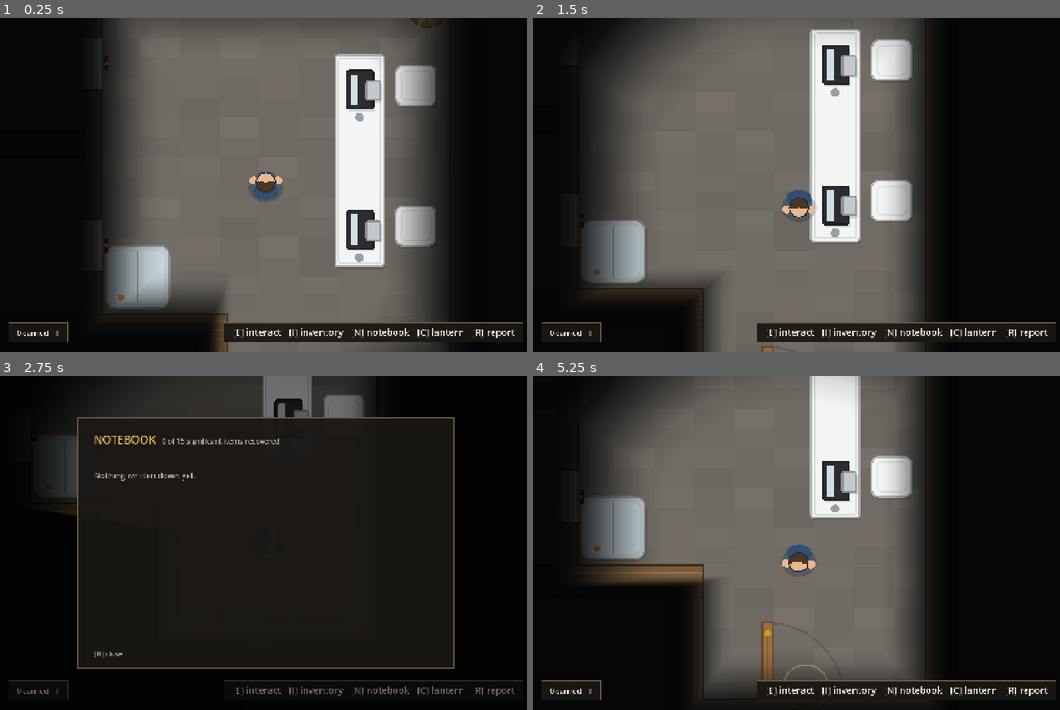
Above: before the commit, frames 1-4 (two rows, left to right).
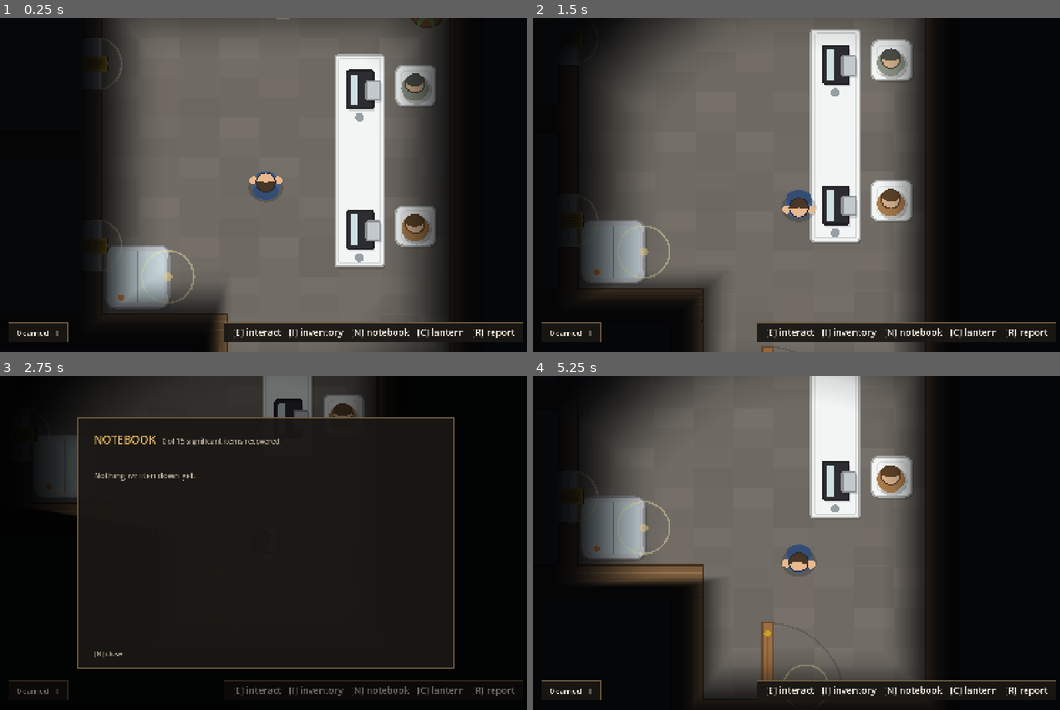
Above: after the commit, the same moments.

Repository: bk-game/p2-game
Game: Godot game, scene res://scenes/main.tscn
Same seed, same stepped clock (60 frames per second), same inputs: the game is played once before the commit and once after it.
Inputs (mouse positions are in pixels of both pictures, inside the frame that each line leads up to):
- Up to frame 1 (0.25 s): no input
- Up to frame 2 (1.5 s): tap Enter at 0.5, 1.35 s; move the mouse to (917, 168) at 0.52 s; hold D (right) 0.53-1.28 s; hold E 0.53-1.28 s; click (917, 168) at 0.67 s; tap Space at 0.77 s; move the mouse to (691, 201) at 1.27 s; hold S (down) from 1.28 s (still down)
- Up to frame 3 (2.75 s): tap Space at 1.52 s; move the mouse to (321, 469) at 2.02 s; release S (down) at 2.03 s; hold D (right) from 2.03 s (still down); tap N at 2.1 s
- Up to frame 4 (5.25 s): tap Space at 2.75, 3.02, 3.77, 4.52 s; move the mouse to (770, 609) at 2.77 s; release D (right) at 2.78 s; hold W (up) 2.78-3.53 s; tap R at 2.85 s; click (770, 609) at 2.92 s; move the mouse to (959, 593) at 3.52 s; hold A (left) 3.53-5.03 s; tap I at 3.6 s; move the mouse to (638, 492) at 4.27 s; tap C at 4.35 s; tap Enter at 5 s; move the mouse to (822, 543) at 5.02 s; hold S (down) from 5.03 s (still down); tap Q at 5.1 s; click (822, 543) at 5.17 s

The runs differ from the first frame. In frame 1, 1.0% of the frame differs, in the area x 18-82%, y 0-86%; in frame 2, 1.0%; in frame 3, 0.2%; in frame 4, 0.6%.

Commit message:
Give the office the things the plan hangs off it
Read in place, none of it carried: a brass plate by each lift, one for the
executive floor and one for the flats eleven storeys under your desk; the
job pinned to the board by the door, which says what recovery means and
what the office pays for; and the pod in the corner, which is how you come
back when the job kills you and why the debt only goes one way.

Renn and Oyelaran sit at the desk. Each has four things to say and says
the next one every time you ask — the cold out there, not reading it all
on site, what the pod costs you, and coming back through the same door.

The pod's note sits on its east face: it is tight against the south wall
and that is the only side of it with floor. tests/reach seeds its flood in
both places now, so writing fixed to an office wall is checked the same as
writing fixed to a cabin one.

Diff:
--- a/scripts/content.gd
+++ b/scripts/content.gd
@@ -270,6 +270,52 @@
 # recovered. "surface" picks how it is drawn — gouged into a wall, or a sheet
 # left on a piece of furniture.
 const FIXED_NOTES := [
+	{
+		"pos": Vector2(-556, 260), "surface": "panel",
+		"prompt": "Read the plate by the lift",
+		"title": "Lift — up",
+		"body": "A brass plate worn back to the metal where thumbs have gone.\n\n"
+			+ "EXECUTIVE FLOOR. NO CALL WITHOUT APPOINTMENT.\n\n"
+			+ "You have been up there twice. Once to be hired, once to be told what "
+			+ "the hiring had cost you. The carpet up there is the same as the "
+			+ "carpet down here, which was the part you kept thinking about.",
+	},
+	{
+		"pos": Vector2(-556, 470), "surface": "panel",
+		"prompt": "Read the plate by the lift",
+		"title": "Lift — down",
+		"body": "RESIDENTIAL. FLOORS 2-11. STAFF ONLY.\n\n"
+			+ "Your flat is eleven floors under your desk, and the rent for it comes "
+			+ "off the job before the debt does. You have not been outside the "
+			+ "building in a while, unless you count the jobs.",
+	},
+	{
+		"pos": Vector2(-340, 178), "surface": "board",
+		"prompt": "Read the job on the board",
+		"title": "The job",
+		"body": "RECOVERY — WOOD, JOSEPH. Cabin, forty minutes out, no next of kin "
+			+ "on file.\n\n"
+			+ "Bring back the man and bring back the paper: who he was, who he "
+			+ "belonged to, what he lost. The office builds the rest from that. "
+			+ "Anything you carry out that says something about him is paid on.\n\n"
+			+ "Nobody has been in since he stopped filing. Take a light.",
+		"note": "The job: recover Joe Wood and whatever says who he was. Paid per "
+			+ "significant item.",
+	},
+	{
+		"pos": Vector2(-473, 506), "surface": "pod",
+		"prompt": "Look into the pod",
+		"title": "Rebirth pod",
+		"body": "A steel shell with a seam down it and a light that has never been "
+			+ "off. Yours is the one on the left, which is not something a person "
+			+ "should be able to say.\n\n"
+			+ "What comes out of it is you, near enough that the office has stopped "
+			+ "making the distinction and started billing for it. Every time it runs "
+			+ "the debt goes up.\n\n"
+			+ "Nothing about the man in the cabin came out of one of these.",
+		"note": "The office brings you back when the job kills you, and adds it to "
+			+ "what you owe.",
+	},
 	{
 		"pos": Vector2(760, 682), "surface": "desk",
 		"prompt": "Read the note on the desk",
@@ -379,6 +425,36 @@
 const BODY_POS := Vector2(172, 352)
 const ENTRANCE := Vector2(1462, 935)
 
+# The two who share the floor with you. Each has a few things to say and
+# says the next one every time you ask.
+const STAFF := [
+	{
+		"pos": Vector2(-188, 286), "name": "Renn", "tint": "8d9585",
+		"lines": [
+			"\"Wood, Joseph. Forty minutes out. You want the long coat, it is "
+				+ "cold in those.\"",
+			"\"Do not read all of it out there. You will be there all night and "
+				+ "they do not pay for the night.\"",
+			"\"Your number went up again, by the way. The pod ran twice last "
+				+ "month. I am not saying be careful. I am saying it adds up.\"",
+			"\"It is not the end, it is a queue. That is what they told me when "
+				+ "I started, and I have stopped finding it funny.\"",
+		],
+	},
+	{
+		"pos": Vector2(-188, 448), "name": "Oyelaran", "tint": "a97c4a",
+		"lines": [
+			"\"Morning. You look like the pod.\"",
+			"\"Whatever is growing in that one, do not bring it back in your "
+				+ "coat. We had a man do that. We do not have that man now.\"",
+			"\"Take the certificates if there are any. They pay double for "
+				+ "paper with a name on it. Sentiment is cheap, records are not.\"",
+			"\"When you are done, come back through the same door. They only "
+				+ "count you as returned if you use the door.\"",
+		],
+	},
+]
+
 # ── The office ───────────────────────────────────────────────────────────
 # Where the day starts and where it has to end. DESK is where you come back
 # to; the door out of the office puts you on the cabin's doorstep and the
--- a/scripts/entities.gd
+++ b/scripts/entities.gd
@@ -59,6 +59,12 @@
 		lock.z_index = 40
 		add_child(lock)
 		lock.bolt = _bolt(Content.LOCK_DOOR)
+	for who in Content.STAFF:
+		var person := Person.new()
+		person.data = who
+		person.position = who["pos"]
+		person.z_index = 40
+		add_child(person)
 	var out := Doorway.new()
 	out.position = Content.OFFICE_DOOR
 	out.to = Content.ENTRANCE
@@ -473,6 +479,46 @@
 				FUME_EDGE, 2.5)
 
 
+# ══ The two who share the floor with you ════════════════════════════════
+class Person extends Node2D:
+	var data := {}
+	var _said := 0
+
+	func _ready() -> void:
+		add_to_group("act")
+
+	func bias() -> float:
+		return 40.0
+
+	func reach() -> float:
+		return 52.0
+
+	func prompt() -> String:
+		return "Talk to %s" % data["name"]
+
+	# A few things each, in turn, so asking again gets you the next one
+	# rather than the same one.
+	func act() -> void:
+		var lines: Array = data["lines"]
+		Game.notice.emit(data["name"], lines[_said % lines.size()])
+		_said += 1
+
+	func _draw() -> void:
+		var tint := Color(data["tint"])
+		draw_circle(Vector2(2, 4), 17.0, Color(0, 0, 0, 0.18))
+		_oval(Vector2(0, 2), 16, 15, tint)                    # shoulders
+		_oval(Vector2(0, -3), 11, 11, Color("d9b48f"))        # head
+		_oval(Vector2(0, -7), 11, 7, Mat.shade(tint, 0.55))   # hair
+		draw_arc(Vector2(0, -3), 11.0, 0, TAU, 22, Mat.shade(tint, 0.5), 1.5)
+
+	func _oval(c: Vector2, rx: float, ry: float, col: Color) -> void:
+		var pts := PackedVector2Array()
+		for i in 24:
+			var a := TAU * i / 24.0
+			pts.append(c + Vector2(cos(a) * rx, sin(a) * ry))
+		draw_colored_polygon(pts, col)
+
+
 # ══ Doorway: the way between the office and the job ══════════════════════
 class Doorway extends Node2D:
 	var to := Vector2.ZERO
@@ -613,10 +659,12 @@
 		queue_redraw()
 
 	func _draw() -> void:
-		if data["surface"] == "wall":
-			_scratched()
-		else:
-			_on_paper()
+		match data["surface"]:
+			"wall": _scratched()
+			"panel": _plate()
+			"board": _pinned()
+			"pod": _seam()
+			_: _on_paper()
 		if read:
 			return
 		draw_arc(Vector2.ZERO, 30.0, 0, TAU, 28, Color(1, 0.95, 0.7, 0.4), 2.0)
@@ -633,6 +681,28 @@
 				var h: float = 2.4 + Mat.noise(i, row) * 2.2
 				draw_line(Vector2(x, y - h), Vector2(x + 1.5, y + h), deep, 2.0)
 				draw_line(Vector2(x - 0.8, y - h), Vector2(x + 0.7, y + h), pale, 1.0)
+
+	# a brass plate screwed to the wall beside a lift
+	func _plate() -> void:
+		draw_colored_polygon(Mat.rr(Rect2(-13, -9, 26, 18), 2.0), Mat.BRASS)
+		draw_colored_polygon(Mat.rr(Rect2(-11, -7, 22, 14), 1.0),
+			Mat.shade(Mat.BRASS, 0.82))
+		for i in 3:
+			draw_line(Vector2(-8, -3.0 + i * 3.0), Vector2(8, -3.0 + i * 3.0),
+				Mat.shade(Mat.BRASS, 0.6), 1.0)
+
+	# a sheet pinned to the board, with the job on it
+	func _pinned() -> void:
+		draw_colored_polygon(Mat.rr(Rect2(-14, -10, 28, 20), 1.0), Color("f3ecdc"))
+		for i in 4:
+			draw_line(Vector2(-10, -5.0 + i * 3.4), Vector2(10, -5.0 + i * 3.4),
+				Color(0, 0, 0, 0.35), 1.0)
+		draw_circle(Vector2(0, -8), 2.0, Color("b13a2c"))
+
+	# the seam of the pod, with its light on it
+	func _seam() -> void:
+		draw_line(Vector2(0, -22), Vector2(0, 22), Mat.STEEL_DK, 2.0)
+		draw_circle(Vector2(0, 0), 5.0, Color(1, 0.85, 0.55, 0.5))
 
 	# a sheet left where it was put down, with its lines of writing showing
 	func _on_paper() -> void:
--- a/tests/reach.gd
+++ b/tests/reach.gd
@@ -86,10 +86,14 @@
 
 
 func _flood(strong_ok: bool, cleared: Array) -> Dictionary:
+	# two places with no path between them: seed the flood in both, so the
+	# writing fixed to the office walls counts as reachable as well
 	var seen := {}
-	var start := Vector2i(Content.ENTRANCE / CELL)
-	var q: Array[Vector2i] = [start]
-	seen[start] = true
+	var q: Array[Vector2i] = []
+	for at in [Content.ENTRANCE, Content.OFFICE_START]:
+		var start := Vector2i(at / CELL)
+		seen[start] = true
+		q.append(start)
 	while not q.is_empty():
 		var c: Vector2i = q.pop_back()
 		for d in [Vector2i(1, 0), Vector2i(-1, 0), Vector2i(0, 1), Vector2i(0, -1)]:
@@ -97,7 +101,7 @@
 			if seen.has(n):
 				continue
 			var w := Vector2(n.x, n.y) * CELL
-			if w.x < 40 or w.x > 1680 or w.y < 40 or w.y > 1040:
+			if w.x < -900 or w.x > 1680 or w.y < 40 or w.y > 1240:
 				continue
 			if _blocked(w, strong_ok, cleared):
 				continue
